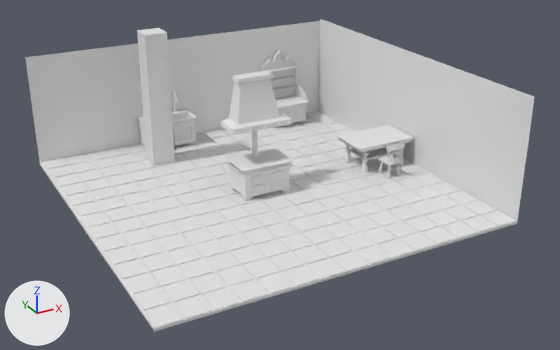
The FBX model Assets/Art/3DModels/Kitchen/FU_Object_Gaziniere.fbx: old version first, new version second.
Both versions are drawn from a 50 mm lens placed at (-13.7, -26.8, 13.9), pointed at (0.4, -1.1, 1.1). The axes (+X, +Y, +Z) are drawn at lower left. The lights are the same throughout. Where no turn or scale is listed for an object, it has been applied to the vertices.

The first picture shows 'Bas', 'BezierCurve.002', 'BezierCurve.003', 'Charnière', 'Cube', 'Cube.001', 'Cuisinière', 'Dossier', 'Fesse', 'Haut', 'Hotte', 'Meuble', 'Pied', 'Pieds.001', 'Pieds.003', 'Poignées', 'Scale', 'Table', 'Table-Dessous', 'Tiroirs'.
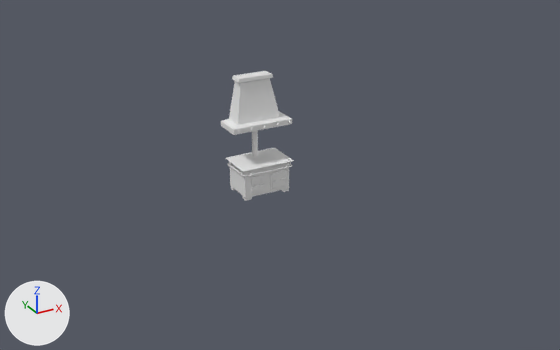
The newer file is also turned or shifted as a whole; pictures and numbers use the older file's frame.

What differs and where, as boxes [x1, y1, x2, y2] in the pictures (560 x 350 px):
'Cube', deleted
    before: [25, 19, 534, 332]
'Cube.001', deleted
    before: [43, 111, 516, 328]
'BezierCurve.003', deleted
    before: [137, 28, 170, 81]
'BezierCurve.002', deleted
    before: [140, 75, 172, 124]
'Table', deleted
    before: [336, 125, 414, 152]
'Haut', deleted
    before: [261, 50, 307, 101]
'Scale', deleted
    before: [144, 118, 175, 165]
'Meuble', deleted
    before: [137, 96, 197, 146]
'Bas', deleted
    before: [275, 95, 309, 123]
'Table-Dessous', deleted
    before: [350, 147, 399, 160]
'Pieds.003', deleted
    before: [344, 144, 369, 173]
'Tiroirs', deleted
    before: [280, 107, 303, 122]
'Fesse', deleted
    before: [378, 155, 402, 166]
'Pied', deleted
    before: [378, 161, 401, 179]
'Dossier', deleted
    before: [386, 143, 404, 152]
'Dos', deleted
    before: [388, 149, 403, 163]
'Pieds.001', deleted
    before: [398, 145, 405, 165]
'Robinet', deleted
    before: [172, 91, 180, 104]
'Pieds.004', deleted
    before: [142, 142, 195, 146]

The change, as a diff of the scene's bpy script:
```diff
--- a/Assets/Art/3DModels/Kitchen/FU_Object_Gaziniere.fbx.py
+++ b/Assets/Art/3DModels/Kitchen/FU_Object_Gaziniere.fbx.py
@@ me_mesh_011_1 @@
+me_mesh_011_1.from_pydata(...)  # 188 vertices, 186 faces; spans x -3.04..3.04, y -2.17..-0.42, z -0.64..-0.11
@@ ob_robinet @@
-ob_robinet = bpy.data.objects.new('Robinet', me_mesh_014)
@@ ob_cube_001 @@
-ob_cube_001 = bpy.data.objects.new('Cube.001', me_cube_007)
@@ ob_meuble @@
-ob_meuble = bpy.data.objects.new('Meuble', me_cube_021)
@@ ob_beziercurve_003 @@
-ob_beziercurve_003 = bpy.data.objects.new('BezierCurve.003', me_beziercurve_005)
@@ ob_table_dessous @@
-ob_table_dessous = bpy.data.objects.new('Table-Dessous', me_cube_011)
@@ ob_haut @@
-ob_haut = bpy.data.objects.new('Haut', me_beziercurve)
@@ ob_tiroirs @@
-ob_tiroirs = bpy.data.objects.new('Tiroirs', me_plane)
@@ ob_dos @@
-ob_dos = bpy.data.objects.new('Dos', me_cube_022)
@@ ob_pied @@
-ob_pied = bpy.data.objects.new('Pied', me_cube_017)
@@ ob_cube @@
-ob_cube = bpy.data.objects.new('Cube', me_cube)
@@ ob_beziercurve_002 @@
-ob_beziercurve_002 = bpy.data.objects.new('BezierCurve.002', me_beziercurve_004)
@@ ob_dos_001 @@
-ob_dos_001 = bpy.data.objects.new('Dos.001', me_mesh_012)
@@ ob_pieds_003 @@
-ob_pieds_003 = bpy.data.objects.new('Pieds.003', me_mesh_001)
@@ ob_pieds_004 @@
-ob_pieds_004 = bpy.data.objects.new('Pieds.004', me_cube_005)
@@ ob_scale @@
-ob_scale = bpy.data.objects.new('Scale', me_beziercurve_001)
@@ ob_fesse @@
-ob_fesse = bpy.data.objects.new('Fesse', me_mesh_011)
@@ ob_table @@
-ob_table = bpy.data.objects.new('Table', me_cube_008)
@@ ob_bas @@
-ob_bas = bpy.data.objects.new('Bas', me_cube_016)
@@ ob_charnière_001 @@
-ob_charnière_001 = bpy.data.objects.new('Charnière.001', me_mesh_009)
+ob_charnière_001 = bpy.data.objects.new('Charnière.001', me_mesh_010)
 ob_charnière_001.location = (-0.64, -0.83, 0.98)
@@ ob_charnière @@
-ob_charnière = bpy.data.objects.new('Charnière', me_mesh_008)
+ob_charnière = bpy.data.objects.new('Charnière', me_mesh_009)
 ob_charnière.location = (-0.64, -0.83, 0.58)
@@ ob_pieds_001 @@
-ob_pieds_001 = bpy.data.objects.new('Pieds.001', me_mesh_002)
@@ ob_pieds_002 @@
-ob_pieds_002 = bpy.data.objects.new('Pieds.002', me_mesh_003)
@@ ob_poignées @@
-ob_poignées = bpy.data.objects.new('Poignées', me_sphere)
@@ ob_dossier @@
-ob_dossier = bpy.data.objects.new('Dossier', me_mesh_013)
@@ ob_charnière_grande_porte @@
-ob_charnière_grande_porte = bpy.data.objects.new('Charnière grande porte', me_mesh_010)
+ob_charnière_grande_porte = bpy.data.objects.new('Charnière grande porte', me_mesh_011_1)
 ob_charnière_grande_porte.location = (0.67, -0.83, 0.81)
```
